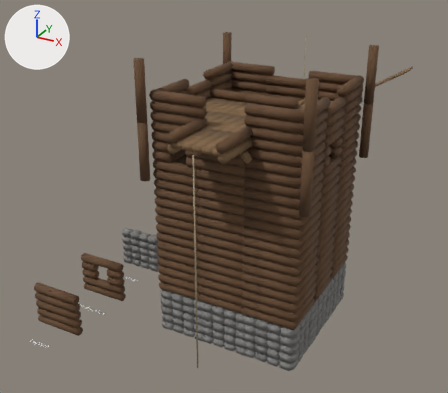
One commit to the Blender file design/stone-tower.blend: the scene before it, then after it.
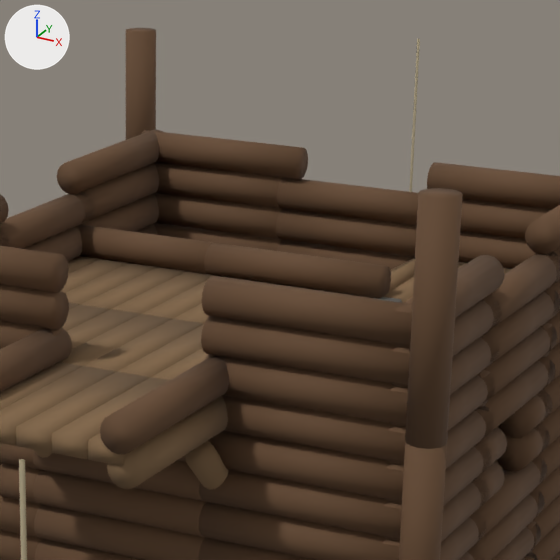
The first picture shows the older version from a 50 mm lens placed at (11.8, -24.9, 18.6), pointed at (-9.3, 13.4, -0.5). The close-ups show the older and then the newer version on the part from 42% to 77% of the width and 6% to 47% of the height of that picture. Only the edits that show in the close-ups are written down. The lights are fixed; the arrows at upper left show +X, +Y and +Z.

The older version as bpy lines, for what is in view:
```python
ob_beam_049 = bpy.data.objects.new('Beam.049', me_hb_beam)
ob_beam_049.location = (3.39, 0.0, 10.57)
ob_logwall_025 = bpy.data.objects.new('LogWall.025', me_hb_logwall)
ob_logwall_025.location = (-2.26, 3.39, 8.1)
ob_logwall_025.rotation_euler = (0.0, 0.0, 1.571)  # degrees (0, 0, 90)
ob_logwall_026 = bpy.data.objects.new('LogWall.026', me_hb_logwall)
ob_logwall_026.location = (3.39, -2.26, 8.1)
ob_logwall_027 = bpy.data.objects.new('LogWall.027', me_hb_logwall)
ob_logwall_027.location = (0.0, -3.39, 8.1)
ob_logwall_027.rotation_euler = (0.0, 0.0, 1.571)  # degrees (0, 0, 90)
ob_logwall_028 = bpy.data.objects.new('LogWall.028', me_hb_logwall)
ob_logwall_028.location = (0.0, 3.39, 8.1)
ob_logwall_028.rotation_euler = (0.0, 0.0, 1.571)  # degrees (0, 0, 90)
ob_logwall_029 = bpy.data.objects.new('LogWall.029', me_hb_logwall)
ob_logwall_029.location = (2.26, -3.39, 8.1)
ob_logwall_029.rotation_euler = (0.0, 0.0, 1.571)  # degrees (0, 0, 90)
ob_logwindowwall_002 = bpy.data.objects.new('LogWindowWall.002', me_hb_logwindowwall)
ob_logwindowwall_002.location = (3.39, 0.0, 8.1)
ob_logwindowwall_003 = bpy.data.objects.new('LogWindowWall.003', me_hb_logwindowwall)
ob_logwindowwall_003.location = (2.26, 3.39, 8.1)
ob_logwindowwall_003.rotation_euler = (0.0, 0.0, 1.571)  # degrees (0, 0, 90)
ob_ramp = bpy.data.objects.new('Ramp', me_hb_ramp)
ob_ramp.location = (-3.22, 2.26, 8.26)
# also in view: 'Parapet' at (-2.3, -3.4, 11.5); 'Opening rail' at (-2.3, 1.1, 11.0); 'Floor.011' at (0.0, 0.0, 10.7); 'Parapet.007' at (3.4, 2.3, 11.5); 'Parapet.002' at (-2.3, 3.4, 11.5)
```
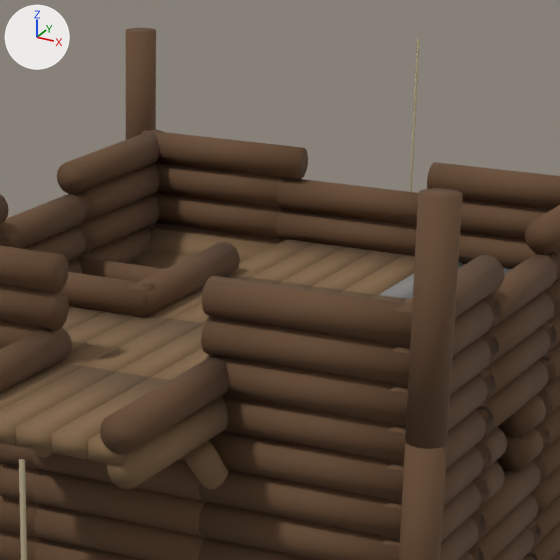
Edits to the bpy script that builds the scene:
```text
Change me_hb_ramp:
    used by ob_ramp; location = (-3.22, 2.26, 8.26)
    remove me_hb_ramp.from_pydata(...)  # 96 vertices, 72 faces; spans x -0.24..4.49, y -1.14..1.14, z -0.21..2.74
    add me_hb_ramp.from_pydata(...)  # 88 vertices, 66 faces; spans x -0.24..4.1, y -1.14..1.14, z -0.21..2.51
    me_hb_ramp part 1: the loose piece of 8 vertices spanning x 4.01..4.49, y -1.14..1.14, z 2.33..2.74 is deleted
Change ob_logwall_025:
    ob_logwall_025.rotation_euler: (0.0, 0.0, 1.571) -> (0.0, 0.0, 0.0)  # degrees (0, 0, 90) -> degrees (0, 0, 0)
    ob_logwall_025.location: (-2.26, 3.39, 8.1) -> (3.39, -2.26, 8.1)
Change ob_logwall_026:
    ob_logwall_026.location: (3.39, -2.26, 8.1) -> (0.0, -3.39, 8.1)
    ob_logwall_026.rotation_euler: (0.0, 0.0, 0.0) -> (0.0, 0.0, 1.571)  # degrees (0, 0, 0) -> degrees (0, 0, 90)
Change ob_logwall_027:
    ob_logwall_027.rotation_euler: (0.0, 0.0, 1.571) -> (0.0, 0.0, 0.0)  # degrees (0, 0, 90) -> degrees (0, 0, 0)
    ob_logwall_027.location: (0.0, -3.39, 8.1) -> (-3.39, 0.0, 8.1)
Change ob_logwall_028:
    ob_logwall_028.location: (0.0, 3.39, 8.1) -> (2.26, -3.39, 8.1)
Change ob_logwindowwall_002:
    ob_logwindowwall_002.location: (3.39, 0.0, 8.1) -> (0.0, 3.39, 8.1)
    ob_logwindowwall_002.rotation_euler: (0.0, 0.0, 0.0) -> (0.0, 0.0, 1.571)  # degrees (0, 0, 0) -> degrees (0, 0, 90)
Change ob_logwall_029:
    ob_logwall_029.rotation_euler: (0.0, 0.0, 1.571) -> (0.0, 0.0, 0.0)  # degrees (0, 0, 90) -> degrees (0, 0, 0)
    ob_logwall_029.location: (2.26, -3.39, 8.1) -> (-3.39, 2.26, 8.1)
Change ob_logwindowwall_003:
    ob_logwindowwall_003.rotation_euler: (0.0, 0.0, 1.571) -> (0.0, 0.0, 0.0)  # degrees (0, 0, 90) -> degrees (0, 0, 0)
    ob_logwindowwall_003.location: (2.26, 3.39, 8.1) -> (3.39, 0.0, 8.1)
Change ob_ramp:
    ob_ramp.location: (-3.22, 2.26, 8.26) -> (-2.26, -0.85, 8.26)
    ob_ramp.rotation_euler: (0.0, 0.0, 0.0) -> (0.0, 0.0, 1.571)  # degrees (0, 0, 0) -> degrees (0, 0, 90)
Change ob_floor_009:
    ob_floor_009.location: (-2.26, 0.0, 10.74) -> (0.0, -2.26, 10.74)
Change ob_floor_011:
    ob_floor_011.location: (0.0, 0.0, 10.74) -> (0.0, 2.26, 10.74)
Change ob_floor_013:
    ob_floor_013.location: (2.26, 2.26, 10.74) -> (2.26, 0.0, 10.74)
Change ob_opening_rail:
    ob_opening_rail.location: (-2.26, 1.13, 10.8) -> (-2.26, -1.13, 10.8)
Change ob_opening_rail_001:
    ob_opening_rail_001.rotation_euler: (0.0, 0.0, 1.571) -> (0.0, 0.0, 0.0)  # degrees (0, 0, 90) -> degrees (0, 0, 0)
    ob_opening_rail_001.location: (0.0, 1.13, 10.8) -> (-1.13, 0.0, 10.8)
```

What differs and where, as boxes (x1, y1, x2, y2) in the close-ups (560 x 560 px):
'LogWall.028', moved (not visible before): after (198, 431, 404, 560)
'LogWall.029', moved, turned (not visible afterwards): before (198, 431, 404, 560)
'LogWall.026', moved, turned: before (382, 406, 492, 560); after (33, 432, 225, 560)
'LogWall.027', moved, turned (not visible afterwards): before (33, 432, 225, 560)
'Floor.009', moved: before (61, 256, 216, 314); after (60, 315, 208, 380)
'LogWindowWall.002', moved, turned (not visible afterwards): before (467, 359, 556, 560)
'LogWindowWall.003', moved, turned (not visible before): after (467, 356, 553, 560)
'Opening rail.001', moved, turned: before (204, 243, 391, 298); after (127, 242, 240, 317)
'Floor.011', moved: before (142, 275, 370, 324); after (230, 239, 415, 295)
'Opening rail', moved: before (78, 225, 229, 274); after (61, 272, 155, 318)
'LogWall.025', moved, turned (not visible before): after (382, 406, 494, 560)
'Ramp', reshaped, moved, turned: before (389, 258, 415, 292); after (129, 228, 275, 269)
'Floor.013', moved (mostly hidden): before (383, 262, 512, 303); after (371, 295, 410, 303)
part 1 of me_hb_ramp, deleted (brown): before (389, 258, 415, 292)
'Floor.010', unchanged, covered by the edit: before (60, 314, 208, 380); after (151, 274, 374, 324)
'Beam.048', unchanged, covered by the edit: before (276, 240, 415, 270)
'Beam.051', unchanged, uncovered by the edit: before (136, 224, 158, 235); after (73, 224, 156, 264)
